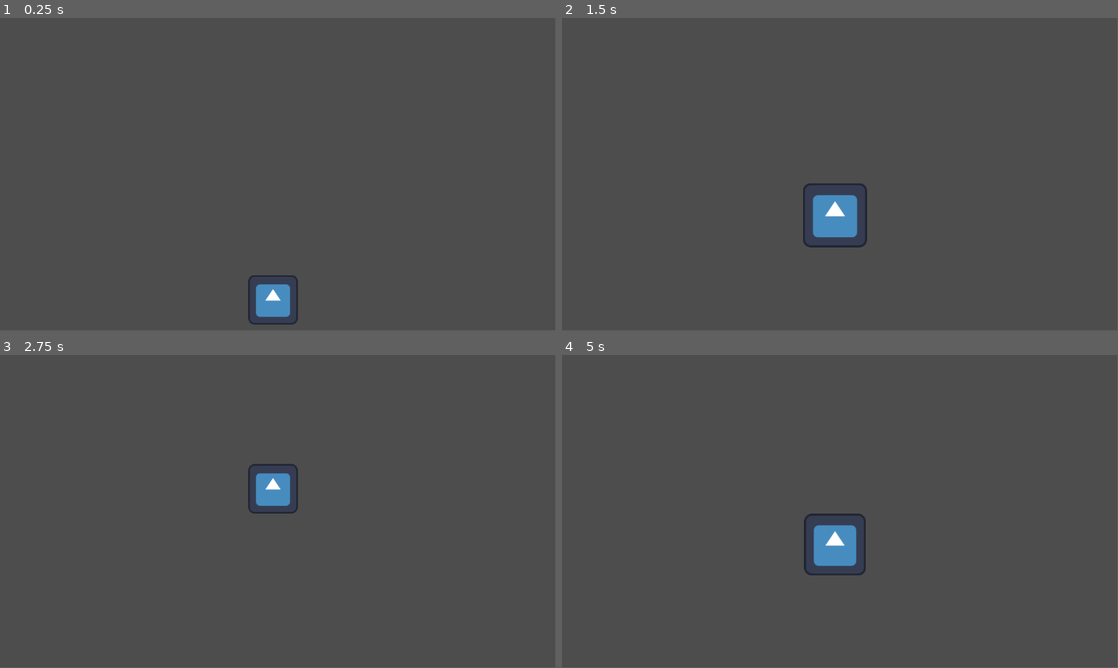
Above: before the commit, frames 1-4 (two rows, left to right).
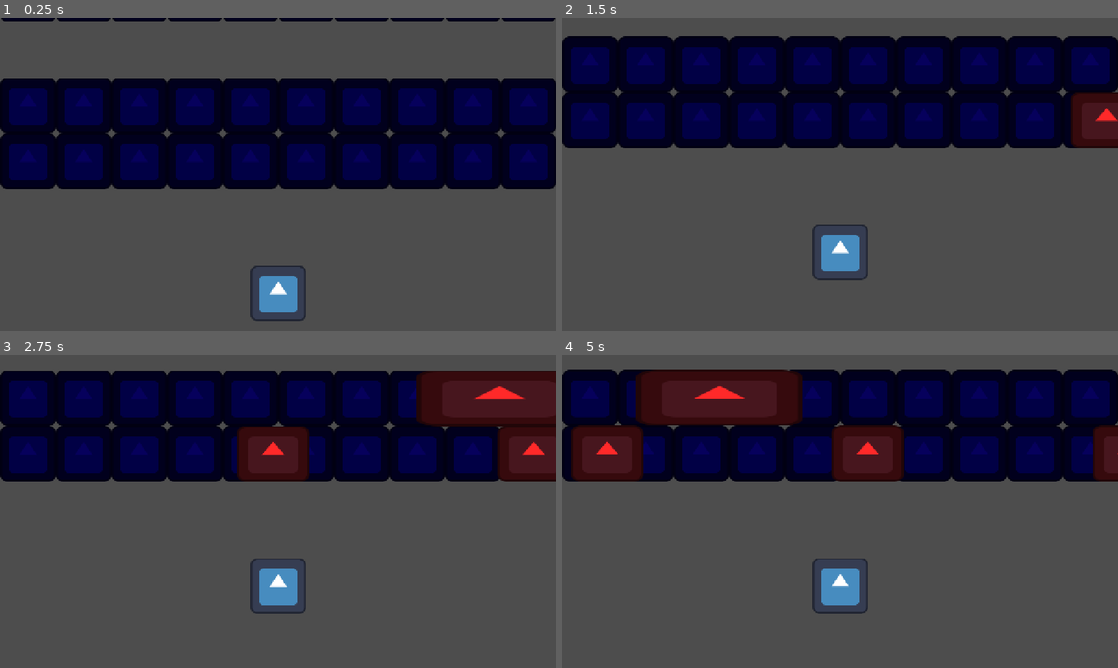
Above: after the commit, the same moments.

Repository: nilstop/Frogger
Game: Godot game, scene res://Levels/level.tscn
Same seed, same stepped clock (60 frames per second), same inputs: the game is played once before the commit and once after it. Before the commit the project starts from res://level.tscn. The engine's default icon, where the game draws it, is replaced by a stand-in: a white triangle on a blue panel in a dark square.
Inputs (mouse positions are in pixels of both pictures, inside the frame that each line leads up to):
- Up to frame 1 (0.25 s): no input
- Up to frame 2 (1.5 s): tap Enter (debug_reset) at 0.5 s; move the mouse to (962, 158) at 0.52 s; press the mouse at (962, 158) at 0.53 s; hold Right (right, bound only after the commit) 0.53-1.28 s; move the mouse to (728, 190) at 1.27 s; release the mouse at (728, 190) at 1.28 s; hold Left (left, bound only after the commit) from 1.28 s (still down); click (728, 190) at 1.35 s
- Up to frame 3 (2.75 s): click (166, 527) at 1.52 s; click (166, 527) at 1.82 s; move the mouse to (333, 442) at 2.02 s; release Left (left, bound only after the commit) at 2.03 s; press the mouse at (333, 442) at 2.03 s; hold Right (right, bound only after the commit) from 2.03 s (still down)
- Up to frame 4 (5 s): move the mouse to (812, 574) at 2.77 s; release the mouse at (812, 574) at 2.78 s; click (812, 574) at 2.85 s; click (812, 574) at 3.02 s; click (812, 574) at 3.32 s; move the mouse to (1006, 558) at 3.52 s; release Right (right, bound only after the commit) at 3.53 s; press the mouse at (1006, 558) at 3.53 s; hold Left (left, bound only after the commit) from 3.53 s (still down); tap Enter (debug_reset) at 4.15 s; move the mouse to (673, 464) at 4.27 s; release the mouse at (673, 464) at 4.28 s; click (673, 464) at 4.35 s; click (673, 464) at 4.52 s; click (673, 464) at 4.82 s
In our replay, the window is 799x449 before the commit and 800x450 after it. These sizes can differ from the game's own. Grey fills any space a smaller window leaves; there, only what the larger window draws over its background counts as a difference.

The runs differ from the first frame. In frame 1, 37% of the frame differs, in the area x 0-100%, y 0-98%; in frame 2, 38%; in frame 3, 37%; in frame 4, 38%, in the area x 0-100%, y 4-83%.
Error after the commit: Parse Error: Unindent doesn't match the previous indentation level. (res://Frog/frog.gd:62)

Commit message:
diagonal jump, window fixes

Diff:
--- a/Frog/frog.gd
+++ b/Frog/frog.gd
@@ -1,39 +1,99 @@
 extends Area2D
 
+signal frog_death
+
+#debugging label
+@onready var label: Label = $Label
+
 @onready var animation_player: AnimationPlayer = $AnimationPlayer
+@onready var game_start_pos := Vector2(get_viewport_rect().size.x/2, get_viewport_rect().size.y - Global.cell_size/2)
 
 @export var jump_duration : float
 @export var jump_curve : Curve
+#left and right movement variables
+@export var wiggle_speed : int
+#sin calculation for wiggle rotation
+@export var wiggle_rot_FREQ : float
+@export var wiggle_rot_AMP : float
 
-enum States {JUMP, IDLE}
+enum States {WIGGLE, JUMP, IDLE}
 
 var state : States = States.IDLE: set = set_state
-var jump_start_pos
-var jump_end_pos
+var jump_start_pos : Vector2
+var jump_end_pos : Vector2
+var wiggle_dir : Vector2
+var wiggle_rot_progress
 
-func _process(delta: float) -> void:
-	pass
+func set_state(new_state: int):
+	state = new_state
+
+	if state == States.JUMP:
+		animation_player.speed_scale = 1 / jump_duration
+		animation_player.play("jump")
+		animation_player.seek(0.0, true)
+		jump_start_pos = global_position
+		jump_end_pos = global_position + Vector2(0,Global.cell_size)
+		if Input.is_action_pressed("left"):
+			jump_end_pos += Vector2(Global.cell_size,0)
+		elif Input.is_action_pressed("right"):
+			jump_end_pos += Vector2(-Global.cell_size,0)
+
+		var tween = create_tween()
+		tween.tween_method(jump, 0.0, 1.0, jump_duration)
+		await tween.finished
+		set_state(States.IDLE)
+
+	if state == States.WIGGLE:
+		wiggle_rot_progress = 0.0
+
+	if state == States.IDLE:
+		if Input.is_action_pressed("left") or Input.is_action_pressed("right"):
+			set_state(States.WIGGLE)
+
+func jump(curve_time):
+	global_position = jump_start_pos - jump_curve.sample(curve_time) * Vector2(jump_end_pos.x - jump_start_pos.x,Global.cell_size)
+
+func _ready() -> void:
+	global_position = game_start_pos
 
 func _physics_process(delta: float) -> void:
-	if Input.is_action_just_pressed("Jump") and state != States.JUMP:
+	if Input.is_action_pressed("Jump") and state != States.JUMP:
+		#if overlaps_area():
+			pass
 		set_state(States.JUMP)
 
+	elif Input.is_action_just_pressed("left") or Input.is_action_just_pressed("right") and state != States.JUMP:
+		if state != States.JUMP:
+			set_state(States.WIGGLE)
+
+	if not Input.is_action_pressed("left") and not Input.is_action_pressed("right") and state != States.JUMP:
+		state = States.IDLE
+
+	#walk and walk animation when state is wiggle
+	if state == States.WIGGLE:
+		wiggle_dir = Vector2(int(Input.is_action_pressed("right"))-int(Input.is_action_pressed("left")),0)
+		global_position += wiggle_dir * wiggle_speed * delta
+		wiggle_rot_progress += wiggle_rot_FREQ * delta * wiggle_dir.x
+
+		rotation = deg_to_rad(sin(wiggle_rot_progress) * wiggle_rot_AMP)
+
+	#reset rotation
+	rotation = lerp(rotation, 0.0, 0.05)
 
 	if Input.is_action_just_pressed("debug_reset"):
-		global_position = Vector2(708.0,731.0)
+		show()
+		global_position = game_start_pos
 
-func jump(curve_time):
-	global_position.y = jump_start_pos - jump_curve.sample(curve_time) * Global.cell_size
 
-func set_state(new_state: int):
-		state = new_state
-		if state == States.JUMP:
-			animation_player.speed_scale = 1 / jump_duration
-			animation_player.play("jump")
-			animation_player.seek(0.0, true)
-			jump_start_pos = global_position.y
-			jump_end_pos = global_position.y + Global.cell_size
-			var tween = create_tween()
-			tween.tween_method(jump, 0.0, 1.0, jump_duration)
-			await tween.finished
-			set_state(States.IDLE)
+func _on_area_entered(area: Area2D) -> void:
+
+	if area.is_in_group("hazard"):
+		death("roadkill")
+
+func death(cause):
+	emit_signal("frog_death")
+	if cause == "roadkill":
+		if state != States.JUMP:
+			hide()
+	else:
+		hide()
--- a/Frog/frog.tscn
+++ b/Frog/frog.tscn
@@ -8,7 +8,7 @@
 point_count = 3
 
 [sub_resource type="RectangleShape2D" id="RectangleShape2D_whe2r"]
-size = Vector2(98, 98)
+size = Vector2(128, 98)
 
 [sub_resource type="Animation" id="Animation_uoul2"]
 length = 0.001
@@ -51,6 +51,9 @@
 script = ExtResource("1_ignkv")
 jump_duration = 0.4
 jump_curve = SubResource("Curve_uoul2")
+wiggle_speed = 1000
+wiggle_rot_FREQ = 50.0
+wiggle_rot_AMP = 50.0
 
 [node name="Sprite2D" type="Sprite2D" parent="."]
 texture = ExtResource("1_whe2r")
@@ -63,3 +66,14 @@
 &"": SubResource("AnimationLibrary_gt6fl")
 }
 speed_scale = 2.0
+
+[node name="Label" type="Label" parent="."]
+visible = false
+offset_left = -56.0
+offset_top = -204.0
+offset_right = 30.0
+offset_bottom = -122.0
+theme_override_font_sizes/font_size = 59
+text = "ffff"
+
+[connection signal="area_entered" from="." to="." method="_on_area_entered"]
--- /dev/null
+++ b/Levels/Elements/Driveway/car.gd
@@ -0,0 +1,26 @@
+extends Area2D
+class_name car
+
+@onready var sprite_2d: Sprite2D = $Sprite2D
+@onready var base_width = sprite_2d.texture.get_width()
+
+var speed : int = 1500
+var width_scale : float = 1
+var direction : int = -1
+var offset : int
+
+func _ready() -> void:
+	global_position.x = get_viewport_rect().size.x / 2
+	sprite_2d.scale.x = width_scale
+	if direction == 1:
+		position.x = -get_viewport_rect().size.x - base_width / 2 * width_scale
+	elif direction == -1:
+		position.x = get_viewport_rect().size.x + base_width / 2 * width_scale
+
+func _process(delta: float) -> void:
+	position.x += direction * speed * delta
+
+
+
+func _on_visible_on_screen_notifier_2d_screen_exited() -> void:
+	queue_free()
--- /dev/null
+++ b/Levels/Elements/Driveway/car.tscn
@@ -0,0 +1,22 @@
+[gd_scene load_steps=4 format=3 uid="uid://cqxffqb68lpph"]
+
+[ext_resource type="Script" uid="uid://dpmm1ogpi038b" path="res://Levels/Elements/Driveway/car.gd" id="1_ubhkq"]
+[ext_resource type="Texture2D" uid="uid://cpxs5ia6x0kgd" path="res://icon.svg" id="2_g2cik"]
+
+[sub_resource type="RectangleShape2D" id="RectangleShape2D_3ao48"]
+size = Vector2(128, 130)
+
+[node name="Car" type="Area2D" groups=["hazard"]]
+script = ExtResource("1_ubhkq")
+
+[node name="Sprite2D" type="Sprite2D" parent="."]
+modulate = Color(1, 0.16, 0.16, 1)
+texture = ExtResource("2_g2cik")
+
+[node name="CollisionShape2D" type="CollisionShape2D" parent="."]
+shape = SubResource("RectangleShape2D_3ao48")
+
+[node name="VisibleOnScreenNotifier2D" type="VisibleOnScreenNotifier2D" parent="."]
+scale = Vector2(10.8, 7.1)
+
+[connection signal="screen_exited" from="VisibleOnScreenNotifier2D" to="." method="_on_visible_on_screen_notifier_2d_screen_exited"]
--- /dev/null
+++ b/Levels/Elements/Driveway/driveway.gd
@@ -0,0 +1,27 @@
+extends Node2D
+
+const CAR = preload("res://Levels/Elements/Driveway/car.tscn")
+
+@onready var timer: Timer = $Timer
+
+@export var cell : int
+@export var frequency_seconds : float
+@export var speed : int
+@export var width_scale : float
+@export var direction : int
+
+func _ready() -> void:
+	timer.wait_time = frequency_seconds
+	timer.start()
+	instantiate_car()
+	global_position = Vector2(get_viewport_rect().size.x/2, get_viewport_rect().size.y - cell * Global.cell_size + Global.cell_size / 2)
+
+func _on_timer_timeout() -> void:
+	instantiate_car()
+
+func instantiate_car():
+	var instance = CAR.instantiate()
+	instance.speed = speed
+	instance.width_scale = width_scale
+	instance.direction = direction
+	add_child(instance)
--- /dev/null
+++ b/Levels/Elements/Driveway/driveway.tscn
@@ -0,0 +1,28 @@
+[gd_scene load_steps=3 format=3 uid="uid://cb1g7kvj8un5h"]
+
+[ext_resource type="Script" uid="uid://vk4h8j6c461c" path="res://Levels/Elements/Driveway/driveway.gd" id="1_v0bpv"]
+[ext_resource type="Texture2D" uid="uid://cpxs5ia6x0kgd" path="res://icon.svg" id="2_rshn8"]
+
+[node name="Driveway" type="Node2D"]
+script = ExtResource("1_v0bpv")
+
+[node name="TextureRect" type="TextureRect" parent="."]
+modulate = Color(0.024, 0, 0.36, 1)
+anchors_preset = 8
+anchor_left = 0.5
+anchor_top = 0.5
+anchor_right = 0.5
+anchor_bottom = 0.5
+offset_left = -2048.0
+offset_top = -64.0
+offset_right = 2050.0
+offset_bottom = 64.0
+grow_horizontal = 2
+grow_vertical = 2
+size_flags_horizontal = 4
+texture = ExtResource("2_rshn8")
+stretch_mode = 1
+
+[node name="Timer" type="Timer" parent="."]
+
+[connection signal="timeout" from="Timer" to="." method="_on_timer_timeout"]
--- /dev/null
+++ b/Levels/camera.gd
@@ -0,0 +1,14 @@
+extends Camera2D
+
+@onready var frog: Area2D = %Frog
+@onready var label: Label = $Label
+@onready var default_x_pos = get_viewport_rect().size.x/2
+
+@export var x_divide : int
+
+
+
+
+func _process(delta: float) -> void:
+	global_position = Vector2((frog.global_position.x - default_x_pos) / x_divide + default_x_pos, frog.global_position.y)
+	label.text = str(global_position - frog.global_position)
--- /dev/null
+++ b/Levels/level.tscn
@@ -0,0 +1,68 @@
+[gd_scene load_steps=4 format=3 uid="uid://b1ayi5u7573vq"]
+
+[ext_resource type="PackedScene" uid="uid://bu0rtkgtwhf3i" path="res://Frog/frog.tscn" id="1_s41d2"]
+[ext_resource type="PackedScene" uid="uid://cb1g7kvj8un5h" path="res://Levels/Elements/Driveway/driveway.tscn" id="2_gtnvv"]
+[ext_resource type="Script" uid="uid://bjnkjhwcahs8f" path="res://Levels/camera.gd" id="4_xto7t"]
+
+[node name="Level" type="Node2D"]
+
+[node name="Camera2D" type="Camera2D" parent="."]
+position = Vector2(640, 539)
+offset = Vector2(0, -170)
+limit_left = -384
+limit_right = 1664
+position_smoothing_enabled = true
+position_smoothing_speed = 2.0
+script = ExtResource("4_xto7t")
+x_divide = 3
+
+[node name="Label" type="Label" parent="Camera2D"]
+visible = false
+offset_right = 40.0
+offset_bottom = 23.0
+text = "ss"
+
+[node name="Driveways" type="Node2D" parent="."]
+
+[node name="Driveway" parent="Driveways" instance=ExtResource("2_gtnvv")]
+cell = 3
+frequency_seconds = 1.2
+speed = 500
+width_scale = 1.3
+direction = -1
+
+[node name="Driveway2" parent="Driveways" instance=ExtResource("2_gtnvv")]
+cell = 4
+frequency_seconds = 3.5
+speed = 350
+width_scale = 3.0
+direction = -1
+
+[node name="Driveway3" parent="Driveways" instance=ExtResource("2_gtnvv")]
+cell = 6
+frequency_seconds = 0.8
+speed = 600
+width_scale = 1.1
+direction = 1
+
+[node name="Driveway4" parent="Driveways" instance=ExtResource("2_gtnvv")]
+cell = 8
+frequency_seconds = 1.5
+speed = 400
+width_scale = 3.0
+direction = 1
+
+[node name="Driveway5" parent="Driveways" instance=ExtResource("2_gtnvv")]
+cell = 9
+frequency_seconds = 1.5
+speed = 700
+width_scale = 1.2
+direction = -1
+
+[node name="Frog" parent="." instance=ExtResource("1_s41d2")]
+unique_name_in_owner = true
+position = Vector2(640, 704)
+jump_duration = 0.3
+wiggle_speed = 500
+wiggle_rot_FREQ = 15.0
+wiggle_rot_AMP = 5.0
--- /dev/null
+++ b/element_resource.tres
@@ -0,0 +1,3 @@
+[gd_resource type="Resource" format=3 uid="uid://u4dn3omhrl7d"]
+
+[resource]
--- a/level.tscn
+++ /dev/null
@@ -1,13 +0,0 @@
-[gd_scene load_steps=2 format=3 uid="uid://b1ayi5u7573vq"]
-
-[ext_resource type="PackedScene" uid="uid://bu0rtkgtwhf3i" path="res://Frog/frog.tscn" id="1_u52ul"]
-
-[node name="Level" type="Node2D"]
-
-[node name="Frog" parent="." instance=ExtResource("1_u52ul")]
-position = Vector2(708, 731)
-jump_duration = 0.3
-
-[node name="Camera2D" type="Camera2D" parent="."]
-position = Vector2(720, 405)
-zoom = Vector2(0.8, 0.8)
--- a/project.godot
+++ b/project.godot
@@ -19,6 +19,18 @@
 
 Global="*res://global.gd"
 
+[display]
+
+window/size/viewport_width=1280
+window/size/viewport_height=720
+window/size/mode=2
+window/stretch/mode="canvas_items"
+window/stretch/aspect="expand"
+
+[global_group]
+
+hazard="Dangerous for the player to collide with"
+
 [input]
 
 Jump={
@@ -34,3 +46,15 @@
 "events": [Object(InputEventKey,"resource_local_to_scene":false,"resource_name":"","device":-1,"window_id":0,"alt_press …(195 unchanged characters)…
 ]
 }
+left={
+"deadzone": 0.2,
+"events": [Object(InputEventKey,"resource_local_to_scene":false,"resource_name":"","device":-1,"window_id":0,"alt_pressed":false,"shift_pressed":false,"ctrl_pressed":false,"meta_pressed":false,"pressed":false,"keycode":0,"physical_keycode":4194319,"key_label":0,"unicode":0,"location":0,"echo":false,"script":null)
+, Object(InputEventKey,"resource_local_to_scene":false,"resource_name":"","device":-1,"window_id":0,"alt_pressed":false,"shift_pressed":false,"ctrl_pressed":false,"meta_pressed":false,"pressed":false,"keycode":0,"physical_keycode":65,"key_label":0,"unicode":97,"location":0,"echo":false,"script":null)
+]
+}
+right={
+"deadzone": 0.2,
+"events": [Object(InputEventKey,"resource_local_to_scene":false,"resource_name":"","device":-1,"window_id":0,"alt_pressed":false,"shift_pressed":false,"ctrl_pressed":false,"meta_pressed":false,"pressed":false,"keycode":0,"physical_keycode":4194321,"key_label":0,"unicode":0,"location":0,"echo":false,"script":null)
+, Object(InputEventKey,"resource_local_to_scene":false,"resource_name":"","device":-1,"window_id":0,"alt_pressed":false,"shift_pressed":false,"ctrl_pressed":false,"meta_pressed":false,"pressed":false,"keycode":0,"physical_keycode":68,"key_label":0,"unicode":100,"location":0,"echo":false,"script":null)
+]
+}
Not shown, added: Levels/Elements/Driveway/car.gd.uid
Not shown, added: Levels/Elements/Driveway/driveway.gd.uid
Not shown, added: Levels/camera.gd.uid
